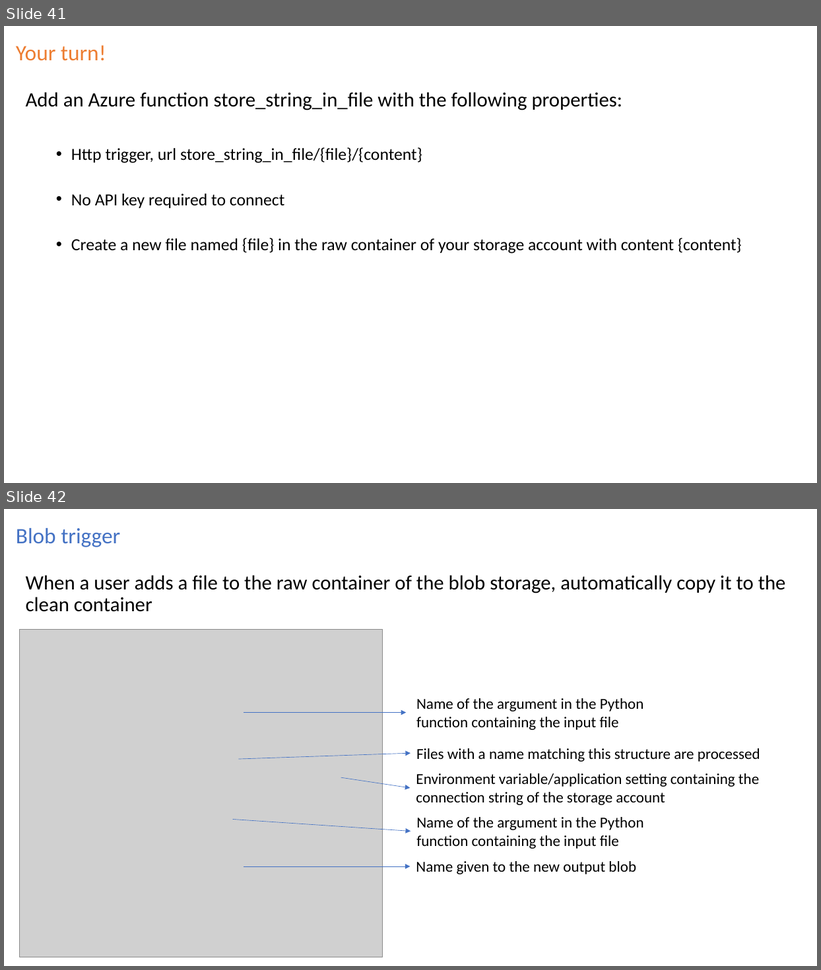
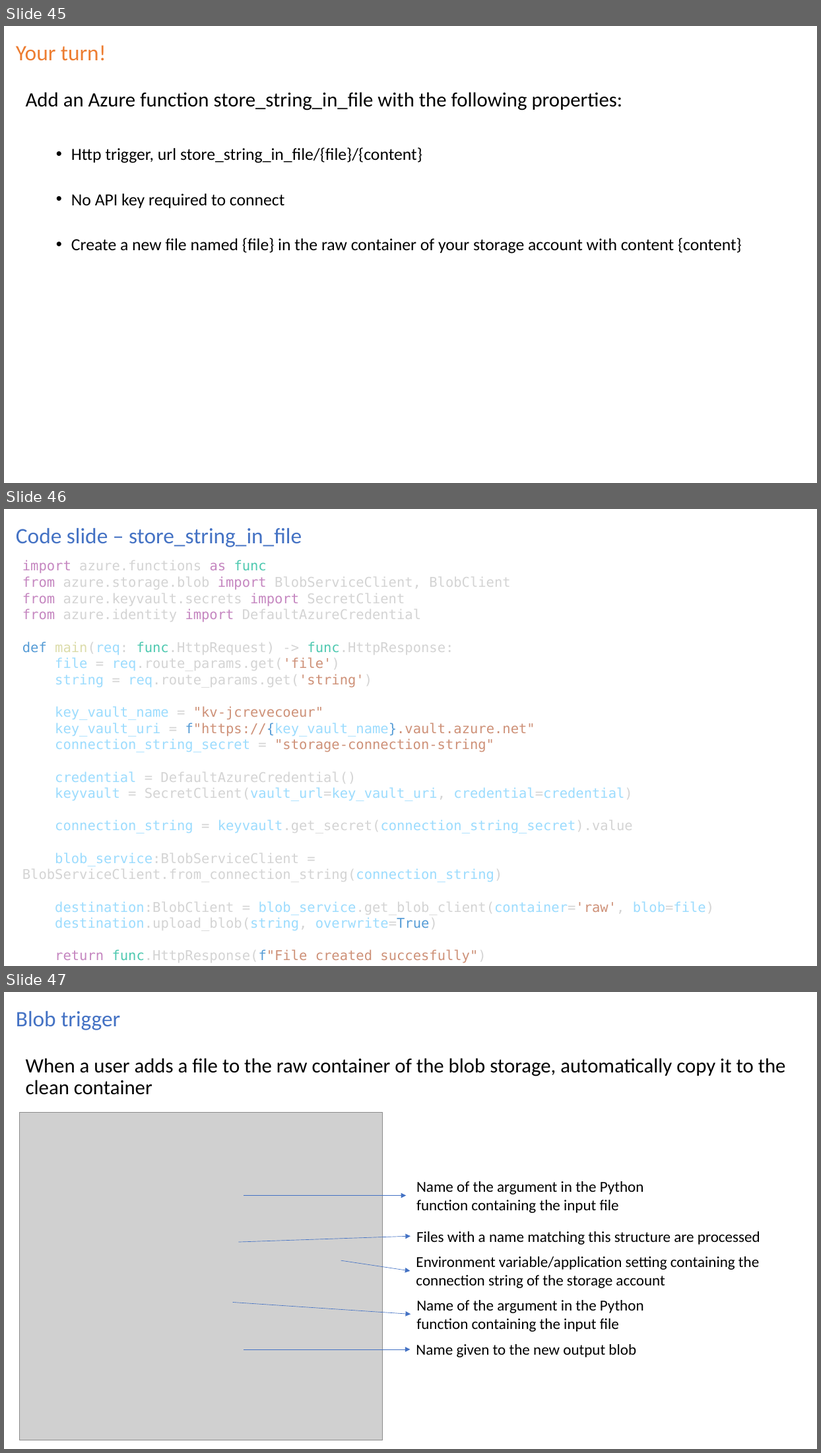
Before and after one commit to jonascrevecoeur/azure-fundamentals, a slide deck: slides/Azure fundamentals.pptx. Shown one above the other, each under a label of ours: slides 41 and 42 before the commit, slides 45, 46 and 47 after it. The pictures are 821x970 and 821x1453 pixels, drawn with LibreOffice and Linux fonts; fonts in the diff are those of the drawing; grey boxes stand for pictures. Boxes give left, top, right and bottom in pixels: in the first picture for what was removed or moved away, otherwise in the second. Text is boxed around its words. In the diff, an @@ line names an element or a change of style, - is before the commit and + after.

Commit message:
Add code slides

```diff
--- a/slides/Azure fundamentals.pptx
+++ b/slides/Azure fundamentals.pptx
@@ slide 46 added at [4, 509, 817, 966], background #FFFFFF @@
@@ title added at [16, 528, 302, 547], 26 pt, text #4472C4 @@
+Code slide – store_string_in_file
@@ text added at [22, 560, 714, 963], 16 pt, text #D4D4D4 @@
+import azure.functions as func
+from azure.storage.blob import BlobServiceClient, BlobClient
+from azure.keyvault.secrets import SecretClient
+from azure.identity import DefaultAzureCredential
+def main(req: func.HttpRequest) -> func.HttpResponse:
+file = req.route_params.get('file')
+string = req.route_params.get('string')
+key_vault_name = "kv-jcrevecoeur"
+key_vault_uri = f"https://{key_vault_name}.vault.azure.net"
+connection_string_secret = "storage-connection-string"
+credential = DefaultAzureCredential()
+keyvault = SecretClient(vault_url=key_vault_uri, credential=credential)
+connection_string = keyvault.get_secret(connection_string_secret).value
+blob_service:BlobServiceClient = BlobServiceClient.from_connection_string(connection_string)
+destination:BlobClient = blob_service.get_blob_client(container='raw', blob=file)
+destination.upload_blob(string, overwrite=True)
+return func.HttpResponse(f"File created succesfully")
@@ what was slide 41 is now slide 45 @@
@@ what was slide 42 is now slide 47 @@
```
Also in this commit, not shown: 4 other slides added.
